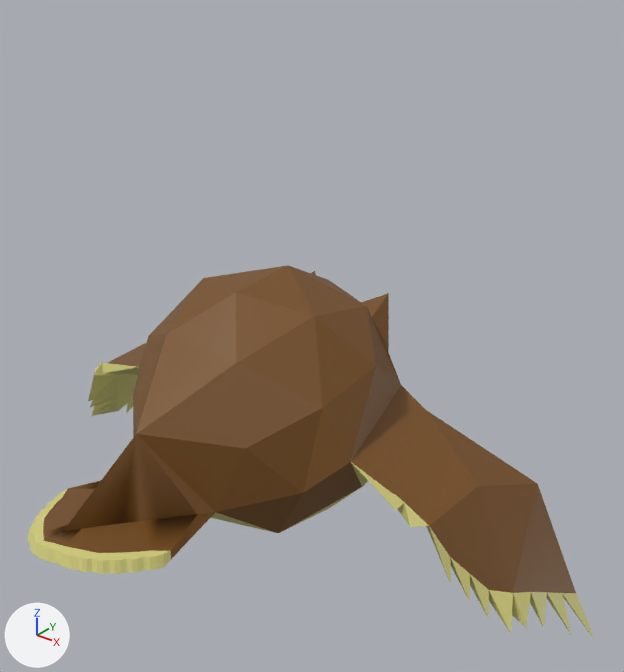
An edit to the glTF model RTS/dist/models/Owl_Wings_Almost_Down.glb, drawn before and after from the same camera.
Both versions are drawn from a 50 mm lens placed at (3.46, -3.79, 2.98), pointed at (0.17, 0.31, 0.44). The axes (+X, +Y, +Z) are drawn at lower left. The lights are the same throughout. The first picture is the older version. Where no turn or scale is listed for an object, it has been applied to the vertices.

The first picture shows 'Owl.003'.
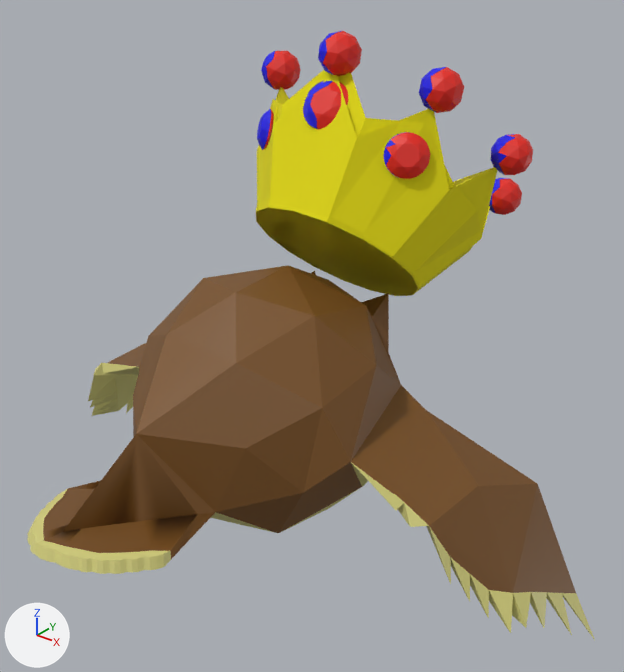
Location of each change, [x1, y1, x2, y2] in pixels of the pictures (624 x 672 px):
'Red_Crown', added: after [266, 31, 533, 295]
    faces in mat_material_012 (yellow #e7de06): [270, 74, 497, 295]
    faces in mat_material_011 (red #e72214): [266, 31, 533, 215]
'Red_Tiara', added: after [257, 71, 480, 296]
    faces in mat_material_012 (yellow #e7de06): [257, 71, 480, 296]
    faces in mat_material_011 (red #e72214): [263, 82, 430, 179]
'Blue_Crown', added: after [257, 31, 515, 213]
    faces in mat_material_012 (yellow #e7de06): [257, 75, 495, 206]
    faces in mat_material_013 (blue #0f02e7): [261, 31, 515, 213]
'Blue_Tiara', added: after [256, 70, 422, 296]
    faces in mat_material_012 (yellow #e7de06): [256, 70, 422, 296]
    faces in mat_material_013 (blue #0f02e7): [257, 81, 410, 177]

The edits, one by one:
Material 'Material.012' (mat_material_012) is new.
Its base color is (0.8, 0.729, 0.00169) (yellow #e7de06).
Its roughness is 1.0.
Material 'Material.013' (mat_material_013) is new.
Its base color is (0.00488, 0.000655, 0.8) (blue #0f02e7).
Material 'Material.011' (mat_material_011) is new.
Its base color is (0.8, 0.016, 0.00698) (red #e72214).
Mesh me_cylinder is new.
It has 416 vertices, 796 faces and spans x -1.05..1.05, y -0.7..1.23, z -0.69..1.21.
Faces by material slot: [110, 686].
It uses material mat_material_012 (yellow #e7de06).
It uses material mat_material_013 (blue #0f02e7).
Mesh me_dmesh is new.
It has 539 vertices, 1062 faces and spans x -0.87..0.87, y -0.61..0.77, z -0.65..1.12.
Faces by material slot: [952, 110].
It uses material mat_material_013 (blue #0f02e7).
It uses material mat_material_012 (yellow #e7de06).
Mesh me_cylinder_002 is new.
It has 416 vertices, 796 faces and spans x -1.05..1.05, y -0.7..1.23, z -0.69..1.21.
Faces by material slot: [110, 686].
It uses material mat_material_012 (yellow #e7de06).
It uses material mat_material_011 (red #e72214).
Mesh me_dmesh_003 is new.
It has 539 vertices, 1062 faces and spans x -0.87..0.87, y -0.61..0.77, z -0.65..1.12.
Faces by material slot: [952, 110].
It uses material mat_material_011 (red #e72214).
It uses material mat_material_012 (yellow #e7de06).
Object 'Blue_Crown' (ob_blue_crown) is new; it shows me_cylinder.
Its location is (0.037, 0.996, 1.127).
Object 'Blue_Tiara' (ob_blue_tiara) is new; it shows me_dmesh.
Its location is (0.034, 0.906, 1.085).
Object 'Red_Crown' (ob_red_crown) is new; it shows me_cylinder_002.
Its location is (0.042, 0.996, 1.127).
Object 'Red_Tiara' (ob_red_tiara) is new; it shows me_dmesh_003.
Its location is (0.039, 0.906, 1.085).
